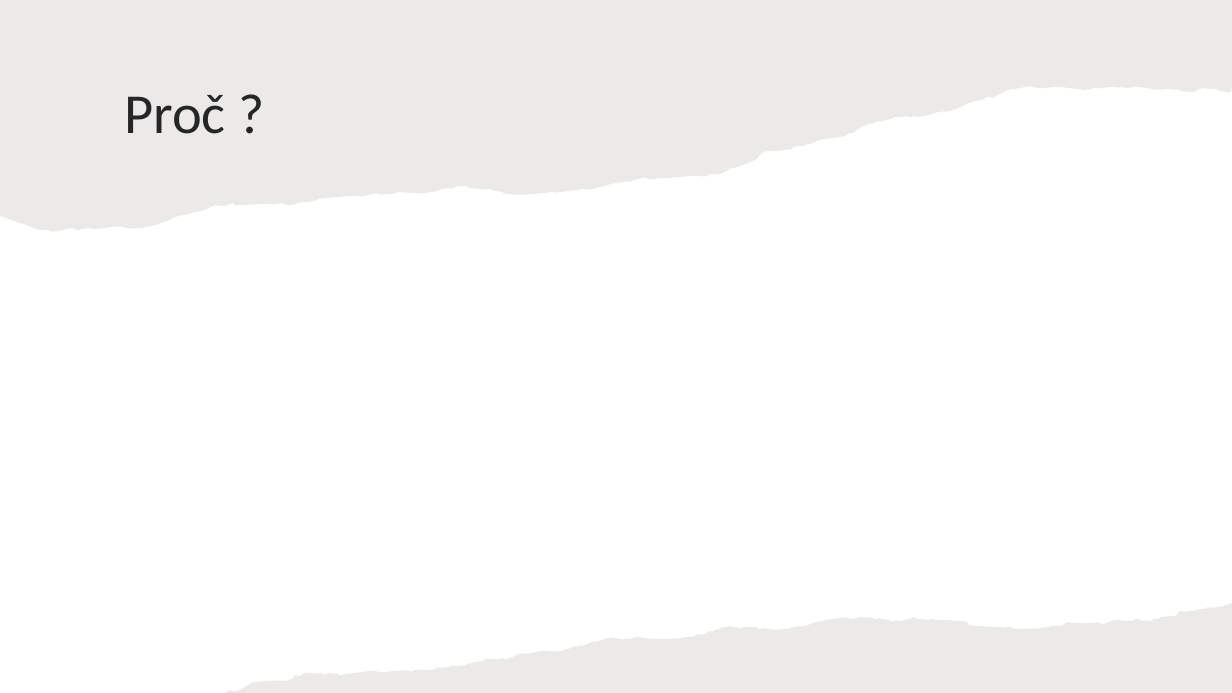
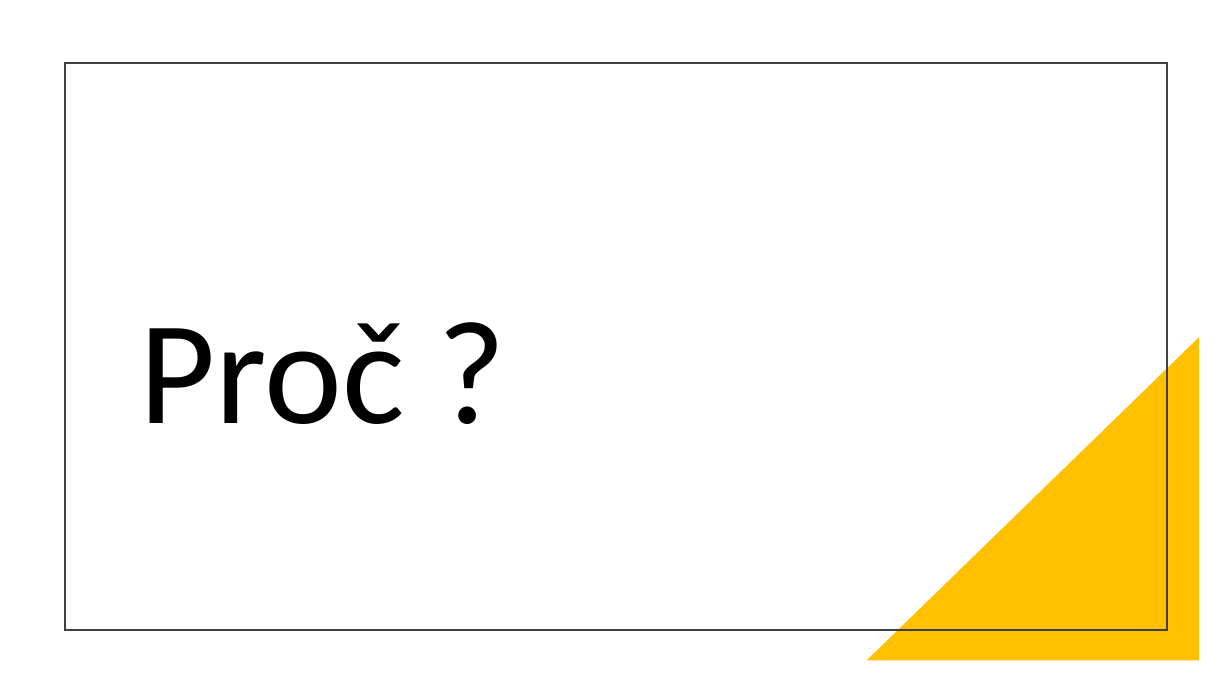
Before and after one commit to honzanugeta/VietnamecSimulator, a slide deck: slide 2 of VietnamecSimulator.pptx. Drawn at 1232x693 pixels with LibreOffice and Linux fonts; fonts in the diff are those of the drawing. Boxes give left, top, right and bottom in pixels: in the first picture for what was removed or moved away, otherwise in the second. Text is boxed around its words. In the diff, an @@ line names an element or a change of style, - is before the commit and + after.

```diff
--- a/VietnamecSimulator.pptx
+++ b/VietnamecSimulator.pptx
@@ freeform shape removed at (x1=0, y1=0, x2=1232, y2=232) @@
@@ rectangle added at (x1=65, y1=63, x2=1167, y2=629), outline #404040 1.5 pt @@
@@ title "Proč ?" moved from (x1=124, y1=95, x2=226, y2=134) to (x1=139, y1=323, x2=404, y2=424) @@
@@ title "Proč ?" at (x1=139, y1=323, x2=404, y2=424): size 44 to 115 pt, text colour #262626 to #000000; vertical alignment middle to bottom @@
@@ right triangle added at (x1=867, y1=337, x2=1200, y2=661), fill #FFC000 @@
@@ freeform shape removed at (x1=225, y1=604, x2=1232, y2=693) @@
```
Also in this commit, not shown: 4 slides added, 1 slide removed, 36 other files.
